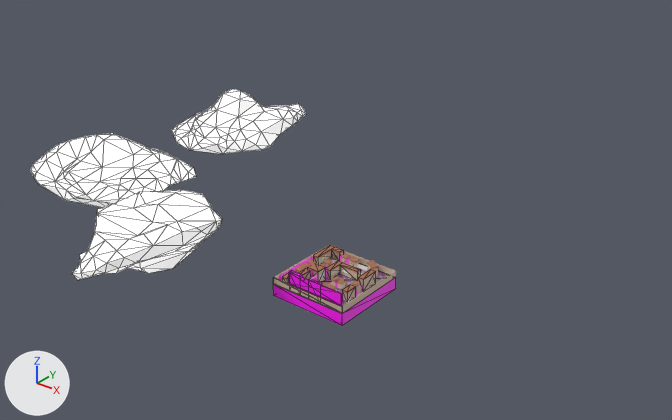
Two versions of the glTF model Objects/Level_1/Level_1.glb, one commit apart.
The view is the same before and after, from a 50 mm lens placed at (518.0, -576.0, 453.0), pointed at (21.0, 46.0, 68.0). The lights are fixed; the arrows at lower left show +X, +Y and +Z. Mesh edges are drawn as thin lines on the coarser meshes. Where no turn or scale is listed for an object, it has been applied to the vertices.

Objects in the first picture: 'Cloud.001', 'Cloud.002', 'Cloud.003', 'InvisHitbox.014', 'InvisHitbox.023'.
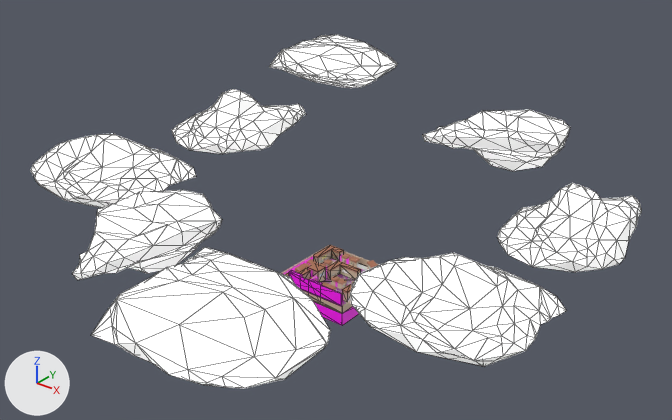
Location of each change, (x1, y1, x2, y2) in pixels of the pictures (672 x 420 px):
'Cloud.008', added
    after: (91, 247, 330, 388)
'Cloud.005', added
    after: (350, 253, 566, 366)
'Cloud.006', added
    after: (497, 183, 641, 272)
'Cloud.007', added
    after: (422, 110, 570, 171)
'Cloud.004', added
    after: (269, 35, 397, 88)
'InvisHitbox.023', unchanged, covered by the edit
    before: (273, 258, 396, 325)
    after: (313, 258, 365, 325)

Edits to the bpy script that builds the scene:
```text
Add me_mesh_0_007:
    me_mesh_0_007.from_pydata(...)  # 106 vertices, 208 faces; spans x -77.0..77.0, y -66.0..66.0, z -49.0..0.0
    me_mesh_0_007.materials.append(mat_material_0)
Add me_mesh_0_006:
    me_mesh_0_006.from_pydata(...)  # 115 vertices, 226 faces; spans x -54.0..73.6, y -70.2..66.4, z -59.1..0.0
    me_mesh_0_006.materials.append(mat_material_0_001)
Add ob_cloud_008:
    ob_cloud_008 = bpy.data.objects.new('Cloud.008', me_mesh_0_007)
    ob_cloud_008.location = (136.6, -215.7, 139.0)
Add ob_cloud_007:
    ob_cloud_007 = bpy.data.objects.new('Cloud.007', me_mesh_0_006)
    ob_cloud_007.location = (69.6, 258.7, 114.8)
Add ob_cloud_006:
    ob_cloud_006 = bpy.data.objects.new('Cloud.006', me_mesh_0_001.copy())  # the mesh of ob_cloud_002
    ob_cloud_006.location = (228.7, 110.2, 73.3)
Add ob_cloud_005:
    ob_cloud_005 = bpy.data.objects.new('Cloud.005', me_mesh_0.copy())  # the mesh of ob_cloud_001
    ob_cloud_005.location = (210.8, -55.2, 73.1)
Add ob_cloud_004:
    ob_cloud_004 = bpy.data.objects.new('Cloud.004', me_mesh_0_007.copy())
    ob_cloud_004.location = (-166.2, 286.9, 139.0)
```
